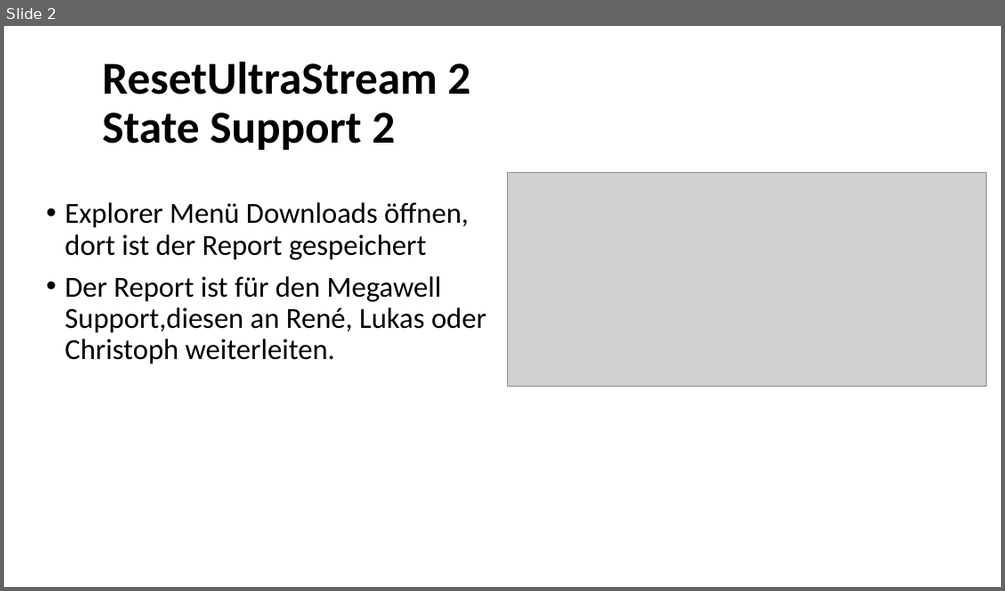
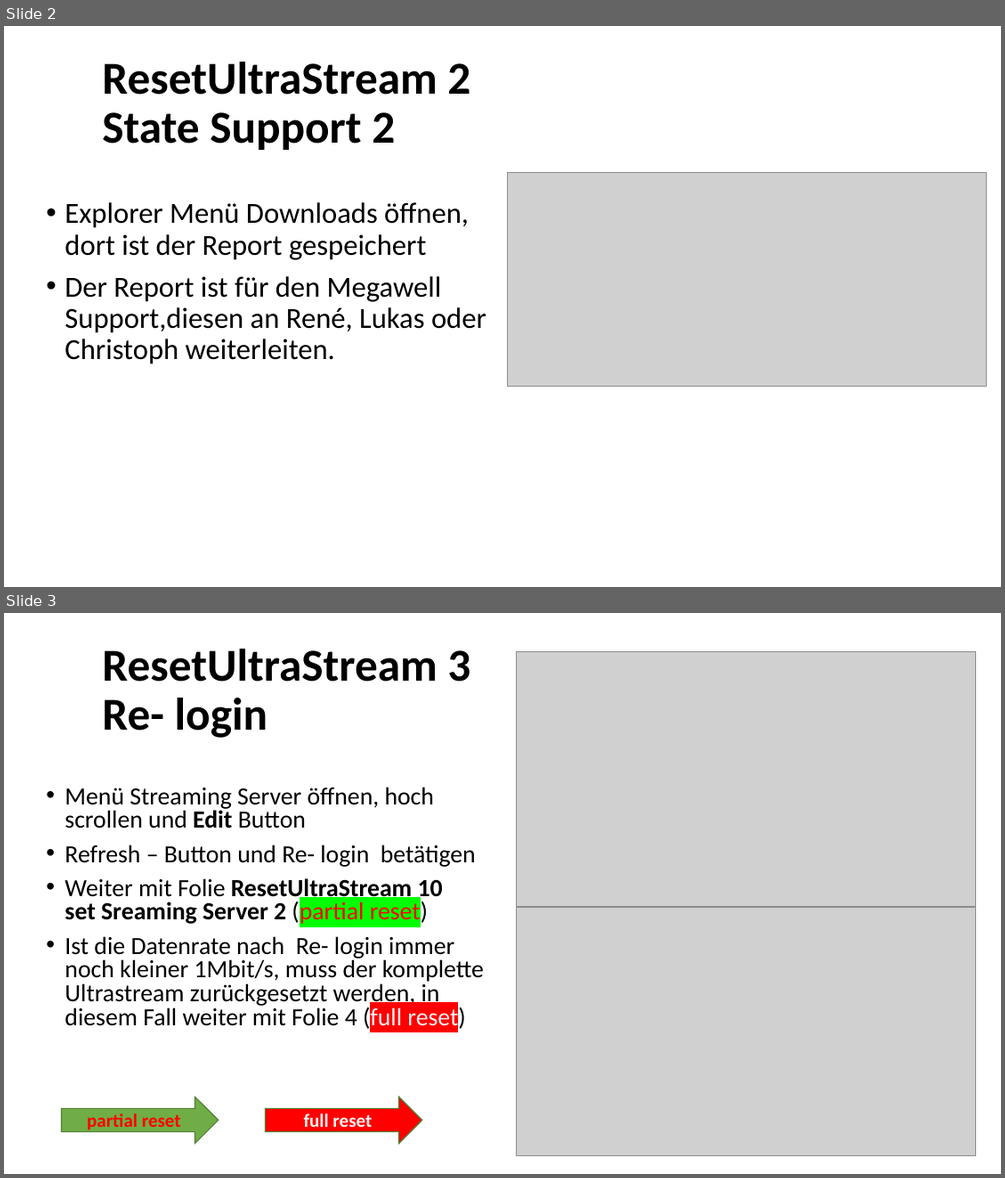
Before and after one commit to Geierwally-xD/JokiAutomation, a slide deck: docu/ResetUltraStream.pptx. Shown one above the other, each under a label of ours: slide 2 before the commit, slides 2 and 3 after it. The pictures are 1005x591 and 1005x1178 pixels, drawn with LibreOffice and Linux fonts; fonts in the diff are those of the drawing; grey boxes stand for pictures. Boxes give left, top, right and bottom in pixels: in the first picture for what was removed or moved away, otherwise in the second. Text is boxed around its words. In the diff, an @@ line names an element or a change of style, - is before the commit and + after.

```diff
--- a/docu/ResetUltraStream.pptx
+++ b/docu/ResetUltraStream.pptx
@@ slide 3 added at box(4, 613, 1001, 1174), background #FFFFFF @@
@@ title added at box(95, 637, 955, 746), outline #FFFFFF 0.75 pt, 44 pt, text #000000, bold @@
+ResetUltraStream 3
+Re- login
@@ picture added at box(517, 652, 976, 907) @@
@@ text added at box(65, 787, 484, 1031), 23.8 pt, text #000000 @@
+• Menü Streaming Server öffnen, hoch scrollen und Edit Button
+• Refresh – Button und Re- login betätigen
+• Weiter mit Folie ResetUltraStream 10
+  set Sreaming Server 2 (partial reset)
+• Ist die Datenrate nach Re- login immer noch kleiner 1Mbit/s, muss der komplette Ultrastream zurückgesetzt werden, in diesem Fall weiter mit Folie 4 (full reset)
@@ picture added at box(517, 908, 976, 1155) @@
@@ right arrow added at box(62, 1097, 218, 1143), fill #70AD47, outline #538035 1 pt, 18 pt, text #FF0000, bold @@
+partial reset
@@ right arrow added at box(265, 1097, 422, 1143), fill #FF0000, outline #538035 1 pt, 18 pt, text #F2F2F2, bold @@
+full reset
```
Also in this commit, not shown: 9 slides changed, 14 other files.
